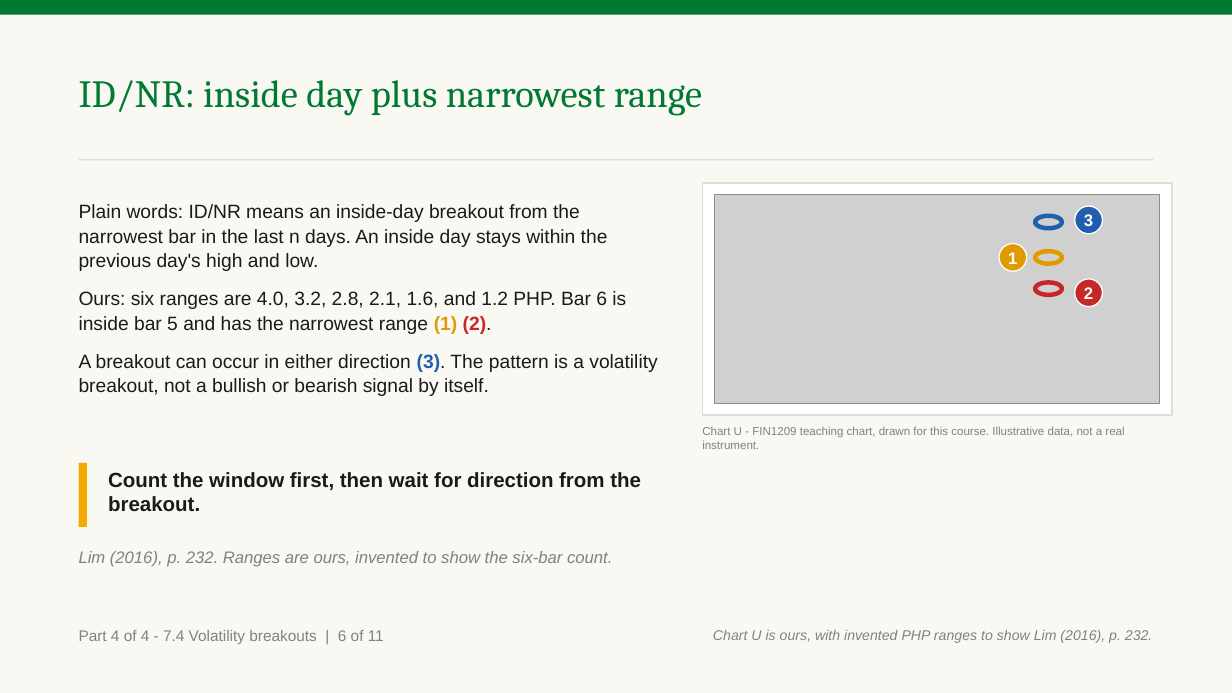
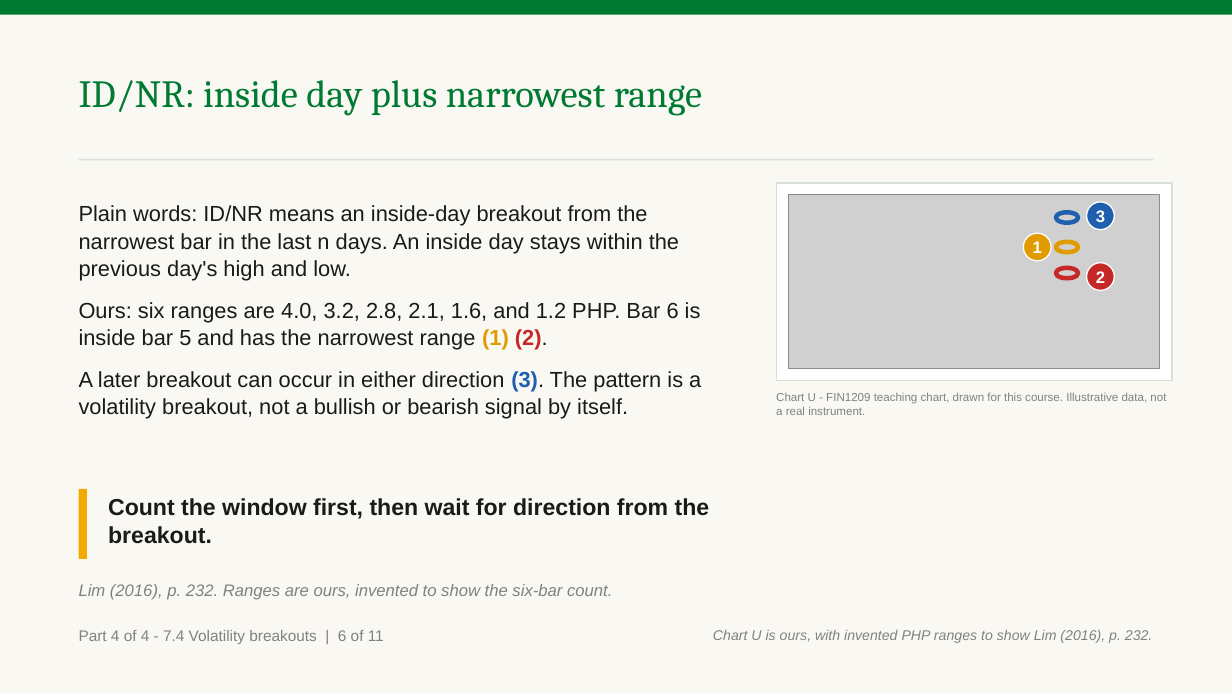
Before and after one commit to benjiesotelo-sudo/Telos_FIN1209, a slide deck: slide 21 of chapter-07/FIN1209-Chapter-07.pptx. Drawn at 1232x693 pixels with LibreOffice and Linux fonts; fonts in the diff are those of the drawing; grey boxes stand for pictures. Boxes give left, top, right and bottom in pixels: in the first picture for what was removed or moved away, otherwise in the second. Text is boxed around its words. In the diff, an @@ line names an element or a change of style, - is before the commit and + after.

Commit message:
Fix Chapter 7 breakout range reader findings

```diff
--- a/chapter-07/FIN1209-Chapter-07.pptx
+++ b/chapter-07/FIN1209-Chapter-07.pptx
@@ text at [79,205,701,350]: size 15 to 17 pt in "Plain words: ID/NR means an inside-day breakout ...", "Ours: six ranges are 4.0, 3.2, 2.8, ..." @@
@@ rectangle: place and size @@
-rectangle at [702,183,1172,415]
+rectangle at [776,183,1172,381]
@@ picture: place and size @@
-picture at [714,195,1160,403]
+picture at [788,195,1160,369]
@@ ellipse "3": place and size @@
-ellipse "3" at [1075,206,1103,234]
+ellipse "3" at [1087,202,1115,230]
@@ ellipse "1": place and size @@
-ellipse "1" at [999,244,1027,272]
+ellipse "1" at [1024,233,1052,261]
@@ ellipse: place and size @@
-ellipse at [1035,216,1062,229]
+ellipse at [1056,213,1079,223]
@@ ellipse: place and size @@
-ellipse at [1035,251,1062,264]
+ellipse at [1056,242,1079,252]
@@ ellipse: place and size @@
-ellipse at [1035,283,1062,296]
+ellipse at [1056,268,1079,278]
@@ ellipse "2": place and size @@
-ellipse "2" at [1075,279,1103,307]
+ellipse "2" at [1087,262,1115,290]
@@ text at [79,371,701,419]: text changed; size 15 to 17 pt @@
-A breakout can occur in either direction (3). The pattern is a volatility breakout, not a bullish or bearish signal by itself.
+A later breakout can occur in either direction (3). The pattern is a volatility breakout, not a bullish or bearish signal by itself.
@@ text "Chart U - FIN1209 teaching ..." rewrapped from [702,426,1124,449] to [776,392,1166,415] @@
@@ rectangle: place and size @@
-rectangle at [79,463,87,527]
+rectangle at [79,489,87,559]
@@ text "Count the window first, then ...": place and size @@
-text "Count the window first, then ..." at [108,472,641,512]
+text "Count the window first, then ..." at [108,498,710,544]
@@ text "Count the window first, then ..." at [108,498,710,544]: size 16 to 18 pt @@
@@ text "Lim (2016), p. 232. Ranges ...": place and size @@
-text "Lim (2016), p. 232. Ranges ..." at [79,551,612,567]
+text "Lim (2016), p. 232. Ranges ..." at [79,584,612,600]
```
Also in this commit, not shown: 16 other slides changed, 1 slide added, 1 slide removed, 2 other files.
